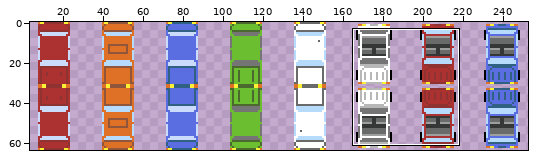
Sprite sheet -- bin/imgs/carTile.png. The picture above shows the old version from afar; the outline marks the close-up.
Close-up. Before the edit:
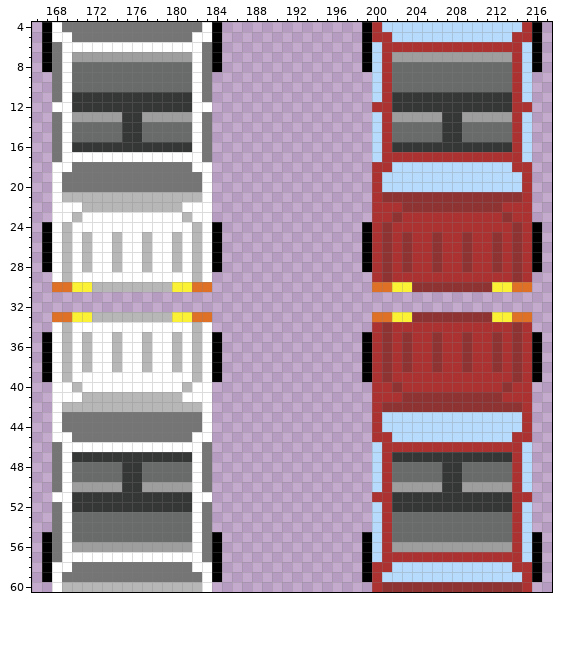
The file is 256x64 pixels. Colours within 5 levels of each other are drawn and written as one. Shown: x 166..217, y 4..60. The wide view leaves out empty margins. The commit also changed other parts of the picture, which this record leaves out.
The result:
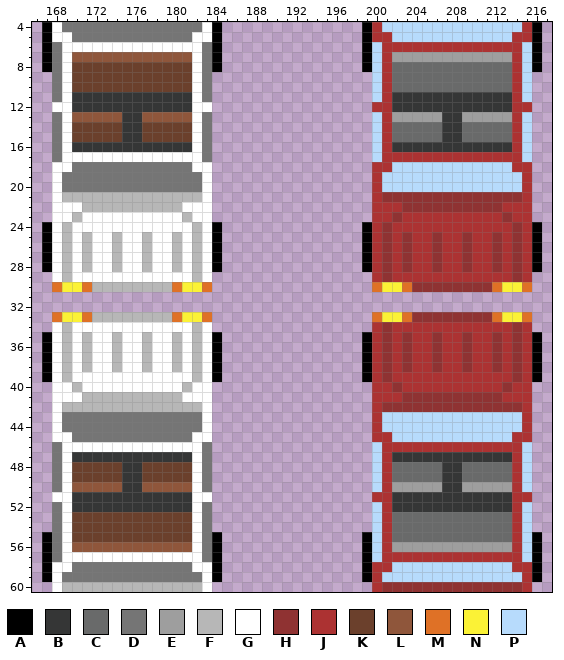
Palette (. is transparent): A #000000  B #353636  C #696a6a  D #757575  E #9e9e9e  F #b7b7b7  G #ffffff  H #8f3232  J #ac3232  K #6b402c  L #8f563b  M #df7126  N #fbf236  P #b7dbfc
The exact change:
@@ x 168..183 @@
  6 DGGGGGGGGGGGGGGD
- 7 DGEEEEEEEEEEEEGD
- 8 DGCCCCCCCCCCCCGD
- 9 DGCCCCCCCCCCCCGD
-10 DGCCCCCCCCCCCCGD
+ 7 DGLLLLLLLLLLLLGD
+ 8 DGKKKKKKKKKKKKGD
+ 9 DGKKKKKKKKKKKKGD
+10 DGKKKKKKKKKKKKGD
 11 DGBBBBBBBBBBBBGD
 12 GGBBBBBBBBBBBBGG
-13 DGEEEEEBBEEEEEGD
-14 DGCCCCCBBCCCCCGD
-15 DGCCCCCBBCCCCCGD
+13 DGLLLLLBBLLLLLGD
+14 DGKKKKKBBKKKKKGD
+15 DGKKKKKBBKKKKKGD
 16 DGBBBBBBBBBBBBGD
@@ x 166..217 @@
 29 ..GFGGGGGGGGGGGGFG................JHJJJJJJJJJJJJHJ..
-30 ..MMNNFFFFFFFFNNMM................MMNNHHHHHHHHNNMM..
+30 ..MNNMFFFFFFFFMNNM................MNNMHHHHHHHHMNNM..
 31 ....................................................
 32 ....................................................
-33 ..MMNNFFFFFFFFNNMM................MMNNHHHHHHHHNNMM..
+33 ..MNNMFFFFFFFFMNNM................MNNMHHHHHHHHMNNM..
 34 ..GFGGGGGGGGGGGGFG................JHJJJJJJJJJJJJHJ..
@@ x 168..183 @@
 47 DGBBBBBBBBBBBBGD
-48 DGCCCCCBBCCCCCGD
-49 DGCCCCCBBCCCCCGD
-50 DGEEEEEBBEEEEEGD
+48 DGKKKKKBBKKKKKGD
+49 DGKKKKKBBKKKKKGD
+50 DGLLLLLBBLLLLLGD
 51 GGBBBBBBBBBBBBGG
 52 DGBBBBBBBBBBBBGD
-53 DGCCCCCCCCCCCCGD
-54 DGCCCCCCCCCCCCGD
-55 DGCCCCCCCCCCCCGD
-56 DGEEEEEEEEEEEEGD
+53 DGKKKKKKKKKKKKGD
+54 DGKKKKKKKKKKKKGD
+55 DGKKKKKKKKKKKKGD
+56 DGLLLLLLLLLLLLGD
 57 DGGGGGGGGGGGGGGD
Changed places in both close-ups, as pixel boxes (x1, y1, x2, y2):
changed: (72, 52, 192, 142)
changed: (62, 282, 92, 322)
changed: (172, 282, 202, 322)
changed: (382, 282, 412, 322)
changed: (492, 282, 522, 322)
changed: (72, 462, 192, 552)
